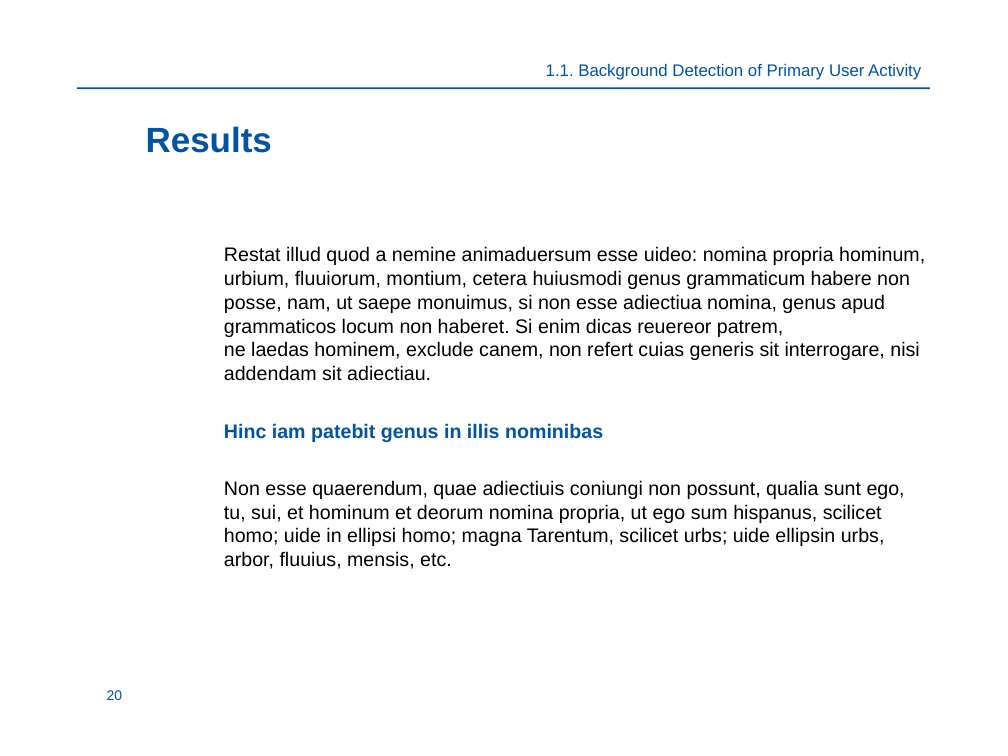
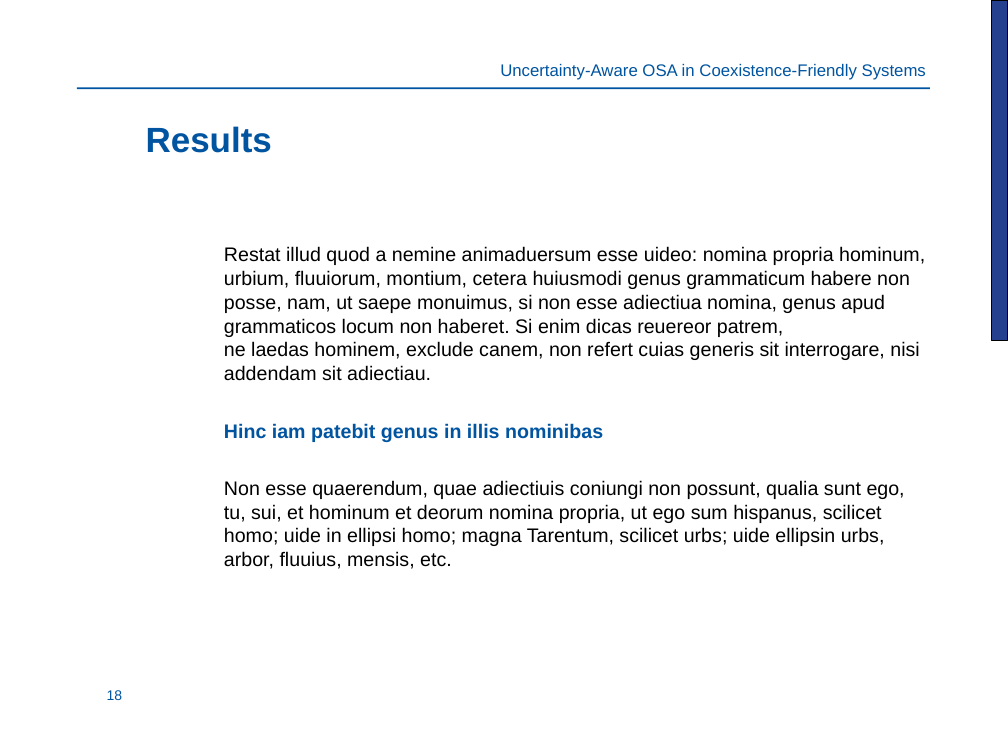
Before and after one commit to Mario-LopezTelecom/phdTesis, a slide deck: slide 18 of presentation/UPCT.ppt (slide 20 before the commit). Drawn at 1008x756 pixels with LibreOffice and Linux fonts; fonts in the diff are those of the drawing; background and template pictures are left out. Boxes give left, top, right and bottom in pixels: in the first picture for what was removed or moved away, otherwise in the second. Text is boxed around its words. In the diff, an @@ line names an element or a change of style, - is before the commit and + after.

```diff
--- a/presentation/UPCT.ppt
+++ b/presentation/UPCT.ppt
@@ rectangle added at <box>991,0,1008,341</box>, fill #25408E, outline #000000 0.74 pt @@
@@ title at <box>500,64,926,80</box>: text changed @@
-1.1. Background Detection of Primary User Activity
+Uncertainty-Aware OSA in Coexistence-Friendly Systems
@@ page number at <box>107,690,123,700</box>: text changed @@
-20
+18
```
Also in this commit, not shown: 20 other slides changed, 19 slides added, 5 other files.
